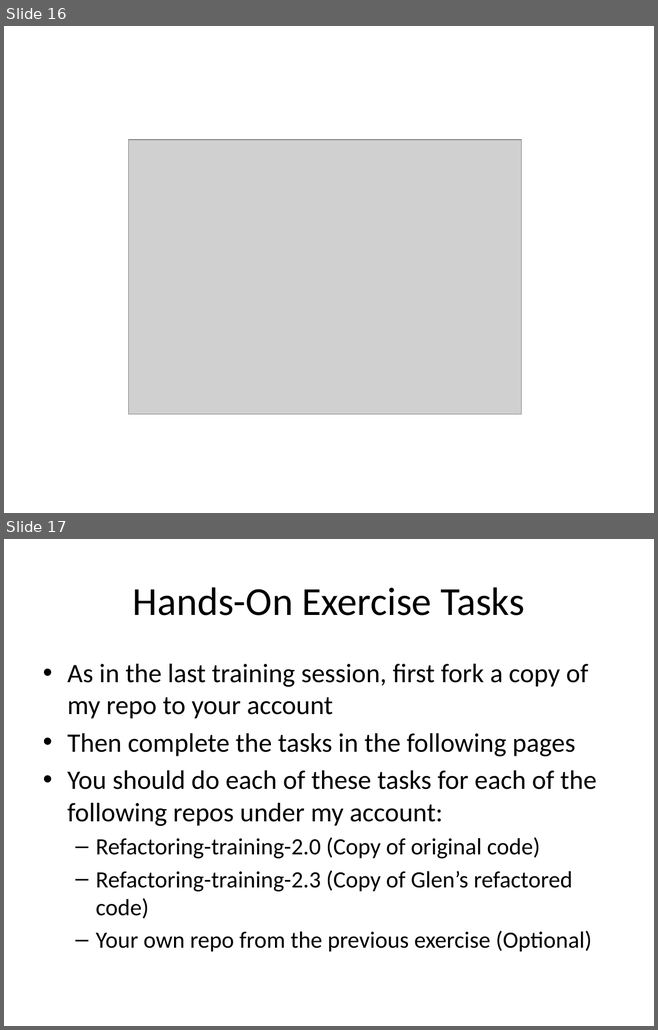
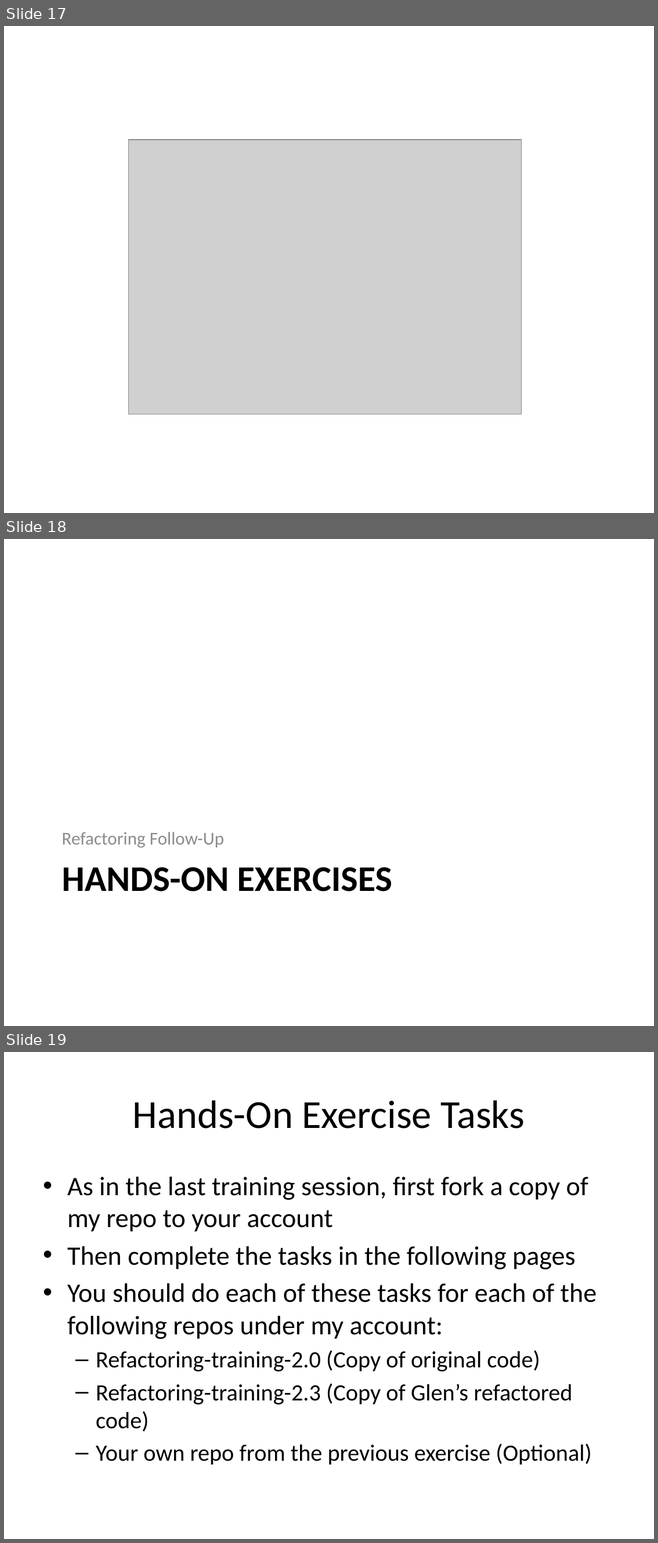
Before and after one commit to bkraitberg/refactoring-training-2.0, a slide deck: Docs/Refactoring-2.0.pptx. Shown one above the other, each under a label of ours: slides 16 and 17 before the commit, slides 17, 18 and 19 after it. The pictures are 658x1030 and 658x1543 pixels, drawn with LibreOffice and Linux fonts; fonts in the diff are those of the drawing; grey boxes stand for pictures. Boxes give left, top, right and bottom in pixels: in the first picture for what was removed or moved away, otherwise in the second. Text is boxed around its words. In the diff, an @@ line names an element or a change of style, - is before the commit and + after.

```diff
--- a/Docs/Refactoring-2.0.pptx
+++ b/Docs/Refactoring-2.0.pptx
@@ slide 18 added at <box>4,539,654,1026</box>, background #FFFFFF @@
@@ text added at <box>62,832,224,848</box>, 20 pt, text #8C8C8C @@
+Refactoring Follow-Up
@@ title added at <box>62,867,392,892</box>, 40 pt, text #000000, bold @@
+HANDS-ON EXERCISES
@@ what was slide 16 is now slide 17 @@
@@ what was slide 17 is now slide 19 @@
```
Also in this commit, not shown: 1 slide changed, 1 other slide added.
